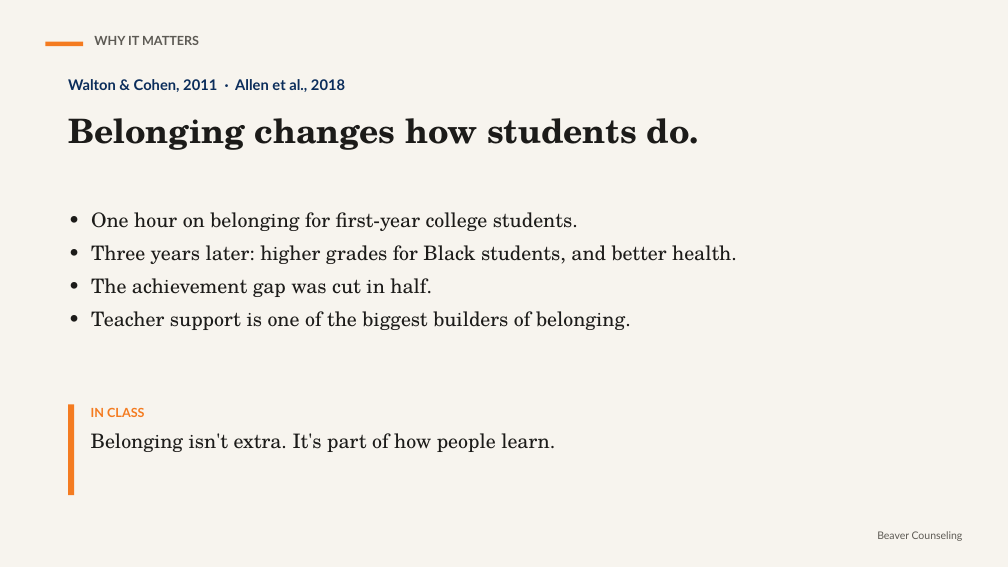
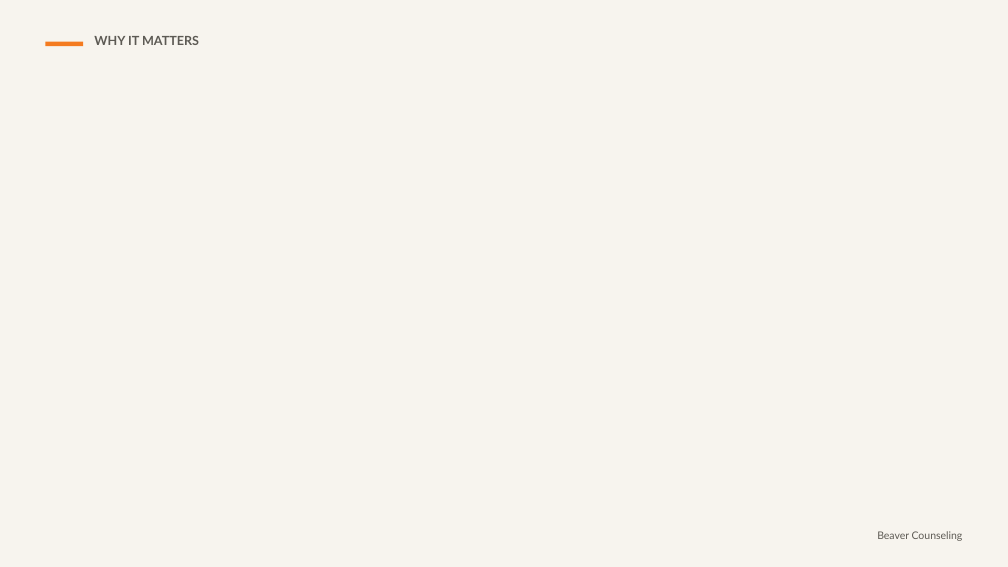
Before and after one commit to rmwtoolkit/bcds-toolkit, a slide deck: slide 13 of decks/dignity-and-belonging-lesson-v2.pptx (slide 7 before the commit). Drawn at 1008x567 pixels with LibreOffice and Linux fonts; fonts in the diff are those of the drawing; background and template pictures are left out. Boxes give left, top, right and bottom in pixels: in the first picture for what was removed or moved away, otherwise in the second. Text is boxed around its words. In the diff, an @@ line names an element or a change of style, - is before the commit and + after.

```diff
--- a/decks/dignity-and-belonging-lesson-v2.pptx
+++ b/decks/dignity-and-belonging-lesson-v2.pptx
@@ text removed at box(68, 79, 345, 92) @@
-Walton & Cohen, 2011 · Allen et al., 2018
@@ text removed at box(68, 118, 699, 150) @@
-Belonging changes how students do.
@@ text removed at box(91, 212, 737, 330) @@
-• One hour on belonging for first-year college students.
-• Three years later: higher grades for Black students, and better health.
-• The achievement gap was cut in half.
-• Teacher support is one of the biggest builders of belonging.
@@ rectangle removed at box(68, 405, 74, 495) @@
@@ text removed at box(91, 408, 555, 452) @@
-IN CLASS
-Belonging isn't extra. It's part of how people learn.
```
Also in this commit, not shown: 7 other slides changed, 14 slides added, 1 slide removed, 16 other files.
